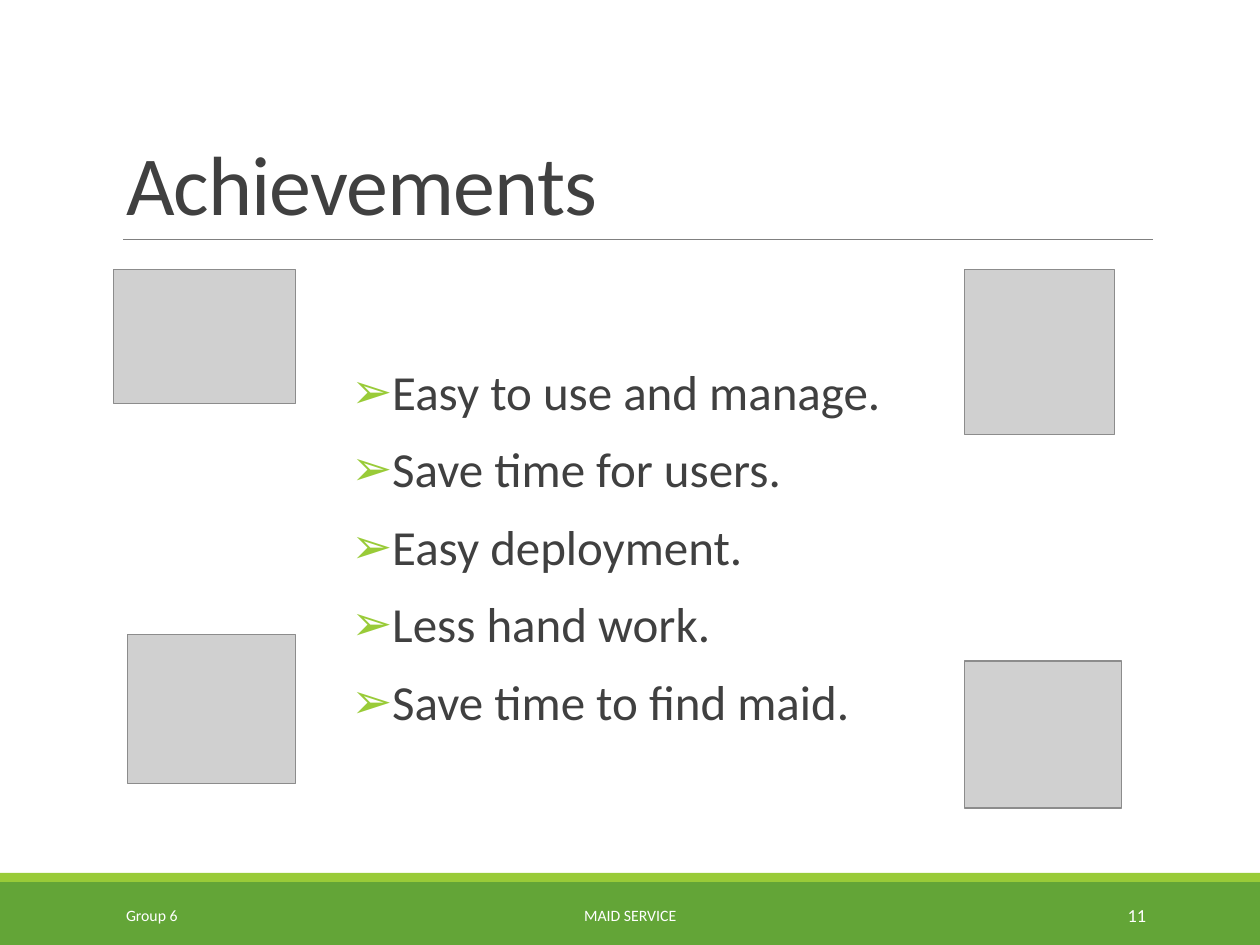
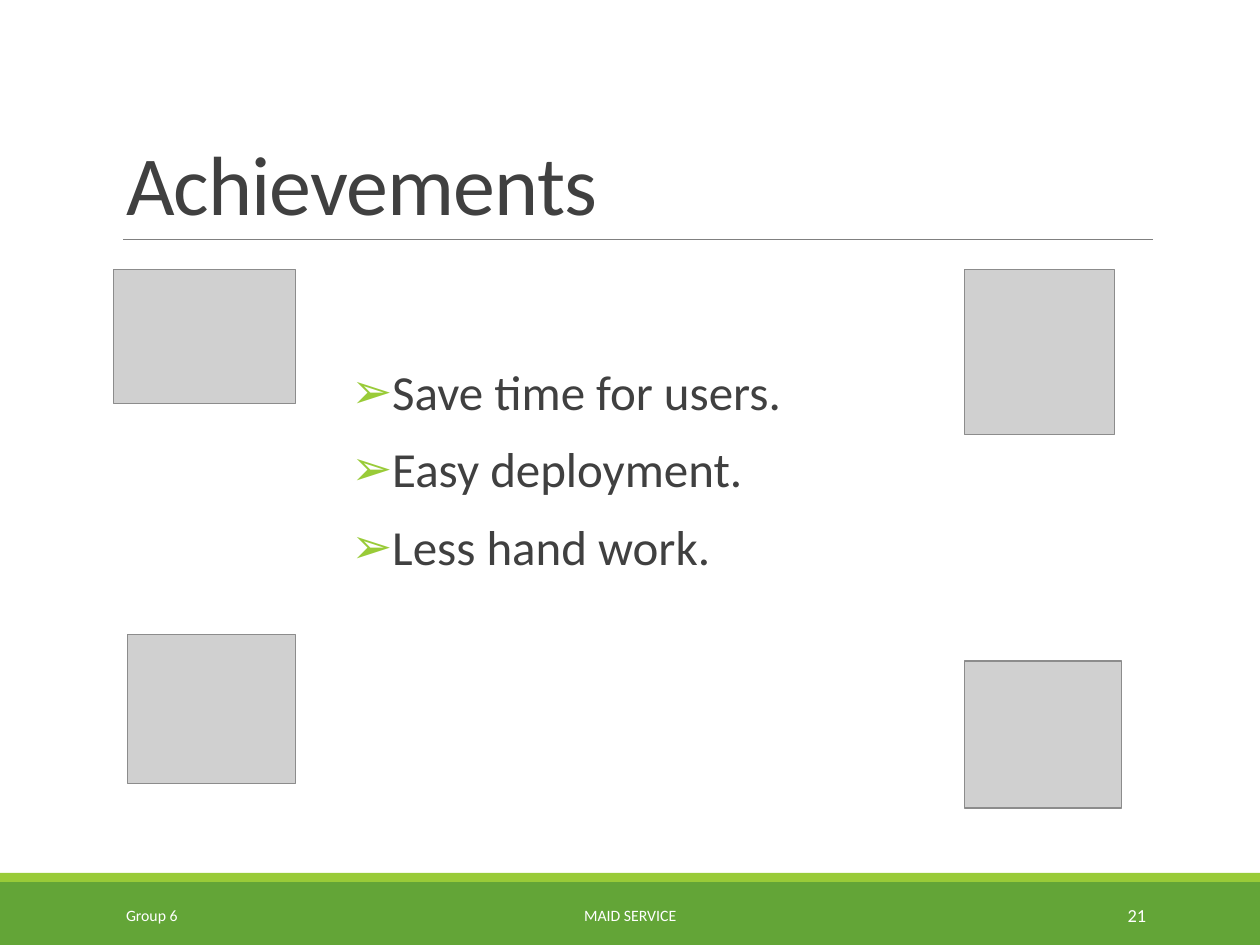
Before and after one commit to TuanBT/ms-website, a slide deck: slide 21 of 06.Personal Archives/04.CongNT/MS_Slide.pptx (slide 11 before the commit). Drawn at 1260x945 pixels with LibreOffice and Linux fonts; fonts in the diff are those of the drawing; grey boxes stand for pictures. Boxes give left, top, right and bottom in pixels: in the first picture for what was removed or moved away, otherwise in the second. Text is boxed around its words. In the diff, an @@ line names an element or a change of style, - is before the commit and + after.

```diff
--- a/06.Personal Archives/04.CongNT/MS_Slide.pptx
+++ b/06.Personal Archives/04.CongNT/MS_Slide.pptx
@@ text at [392,376,880,419]: paragraph removed @@
-➢ Easy to use and manage.
@@ text at [392,686,849,721]: paragraph removed @@
-➢ Save time to find maid.
@@ page number at [1128,910,1147,922]: text changed @@
-11
+21
```
Also in this commit, not shown: 9 other slides changed, 13 slides added, 2 slides removed.
